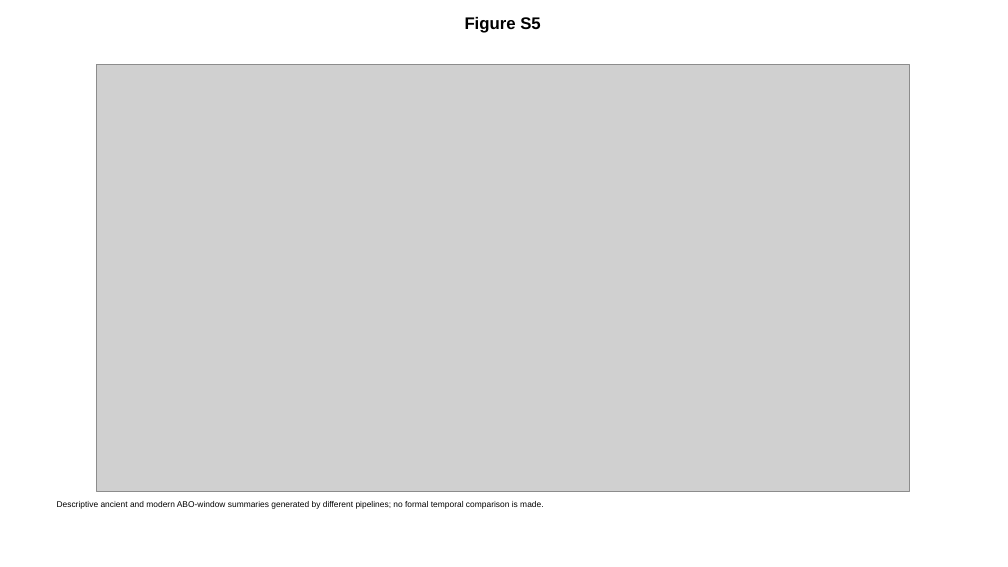
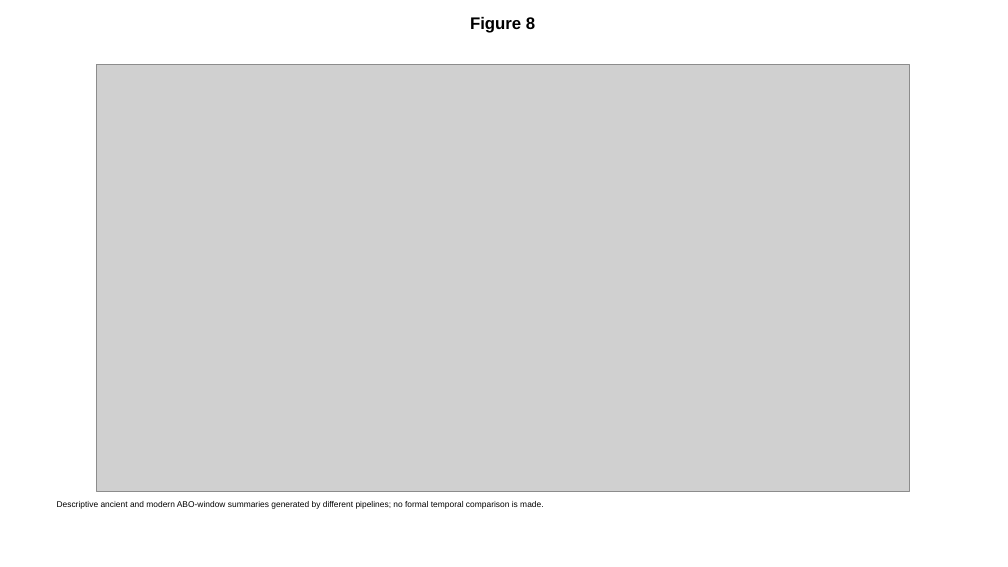
Before and after one commit to bougtoir/denisovan-archaic-dna-analysis, a slide deck: slide 8 of docs/ajba_submission/figures_tables_ajba.pptx (slide 9 before the commit). Drawn at 1008x567 pixels with LibreOffice and Linux fonts; fonts in the diff are those of the drawing; grey boxes stand for pictures. Boxes give left, top, right and bottom in pixels: in the first picture for what was removed or moved away, otherwise in the second. Text is boxed around its words. In the diff, an @@ line names an element or a change of style, - is before the commit and + after.

Commit message:
Restore all BioEssays figures in AJBA package

```diff
--- a/docs/ajba_submission/figures_tables_ajba.pptx
+++ b/docs/ajba_submission/figures_tables_ajba.pptx
@@ text at bbox=[470, 17, 535, 33]: text changed @@
-Figure S5
+Figure 8
```
Also in this commit, not shown: 4 other slides changed, 2 slides added, 32 other files.
